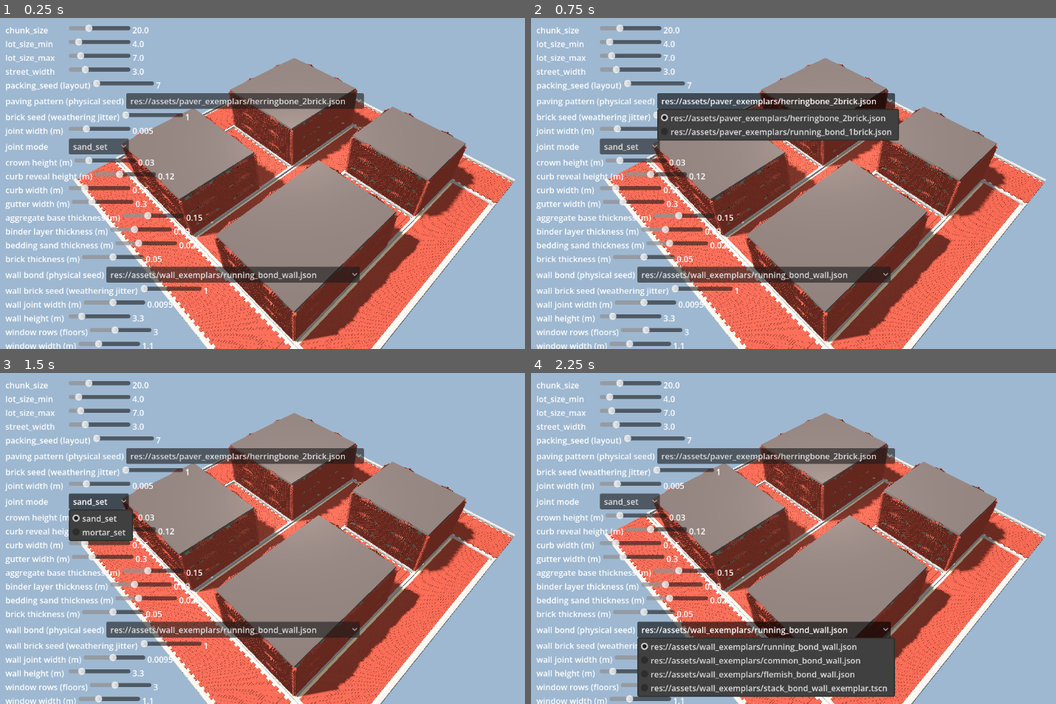
Above: before the commit, frames 1-4 (two rows, left to right).
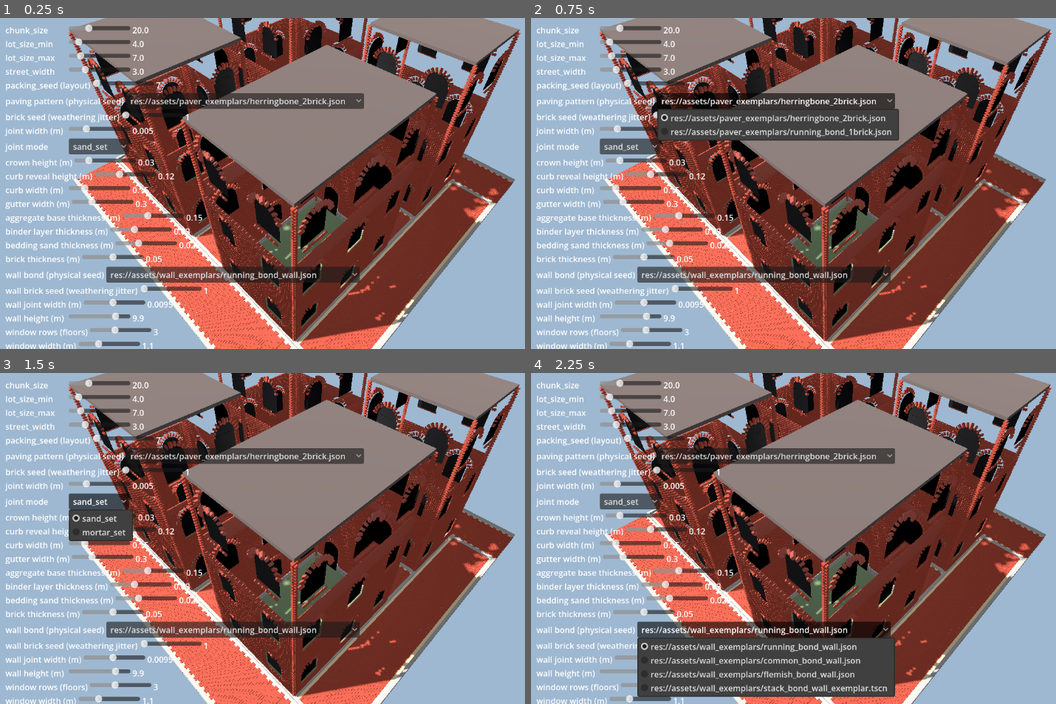
Above: after the commit, the same moments.

Repository: liamhodgsonhollingsworth/Resonance-Evolution
Game: Godot game, scene res://brick_street_pavement_proof.tscn
The game is run twice, just before and just after one commit, with the same random seed, the same clock (stepped at 60 frames per second) and the same inputs. This scene is started directly instead of the project's main scene.
Inputs:
- Up to frame 1 (0.25 s): no input
- Up to frame 2 (0.75 s): click "res://assets/paver_exemplars/…" at 0.5 s
- Up to frame 3 (1.5 s): click "sand_set" at 1.25 s
- Up to frame 4 (2.25 s): click "res://assets/wall_exemplars/r…" at 2 s

The runs differ from the first frame. In frame 1, 43% of the frame differs, in the area x 12-100%, y 0-96%; in frame 2, 40%; in frame 3, 43%; in frame 4, 42%.

Commit message:
fix(brick-street): milestone render defects found by actual render (arch bundle)
Two real defects found by an actual --milestone-shot render, not just code
review (adversarial-iteration discipline this corpus's facade lane established):

1. brick_street_pavement_proof.gd's default wall_height=3.3 / row_count=3
   left only ~0.15m of vertical budget per floor for a window after
   reserving sill_height_above_floor(0.9) -- invisible with a flat lintel,
   but it squashed a real semicircular arch into an unrecognizable sliver.
   Bumped default wall_height to 9.9 (3.3m/floor), a realistic warehouse-
   scale proportion matching the Omaha reference image. Adds a reusable
   --closeup-shot diagnostic camera mode alongside --shot/--milestone-shot.

2. PanedGlassPanel's arch-cap fan mesh (the hand-built SurfaceTool piece)
   rendered PURE BLACK under real lighting despite being geometrically
   correct and non-culled (verified via an unshaded-magenta isolation
   render -- the geometry WAS present and correctly shaped, only unlit).
   Root cause: manually-set per-vertex normals on a SurfaceTool mesh did
   not shade correctly. Fixed by adding real UVs + generate_normals() +
   generate_tangents() (Godot's own tested path) instead of manual
   set_normal() calls. Confirmed by sampling actual rendered pixel values
   in the arch-cap region: (7-10, 7-10, 10) now (lit, matching the dark
   glass_color under ambient), not (0,0,0) (the prior unlit/absent state).

All 76 tests across 5 suites still pass (20 arch + 12 glass + 24 wall + 11
pavement + 9 seed-reader).

Diff:
--- a/godot/brick_street_pavement_proof.gd
+++ b/godot/brick_street_pavement_proof.gd
@@ -79,9 +79,12 @@
 	var user_args := OS.get_cmdline_user_args()
 	var raw_args := OS.get_cmdline_args()
 	_milestone_shot_mode = "--milestone-shot" in user_args or "--milestone-shot" in raw_args
-	_shot_mode = _milestone_shot_mode or "--shot" in user_args or "--shot" in raw_args
+	var closeup_mode: bool = "--closeup-shot" in user_args or "--closeup-shot" in raw_args
+	_shot_mode = _milestone_shot_mode or closeup_mode or "--shot" in user_args or "--shot" in raw_args
 	if _milestone_shot_mode:
 		_capture_out = MILESTONE_SHOT_OUT
+	elif closeup_mode:
+		_capture_out = "res://live/brick_street_closeup_debug.png"
 	_param_listen_mode = _cmdline_flag("--param-listen")
 	var channel_uri := _cmdline_value("--channel-uri", "")
 	_param_listen_deadline_ms = int(_cmdline_value("--listen-seconds", "20")) * 1000
@@ -164,7 +167,13 @@
 		{"key": "wall_seed", "label": "wall brick seed (weathering jitter)", "type": "int", "min": 0, "max": 9999, "step": 1, "default": 1},
 		{"key": "wall_mortar_gap", "label": "wall joint width (m)", "type": "float", "min": 0.0, "max": 0.02, "step": 0.0005, "default": 0.0095},
 		# ── BrickWallGenerator: facade geometry ─────────────────────────────────────────────────────
-		{"key": "wall_height", "label": "wall height (m)", "type": "float", "min": 1.5, "max": 12.0, "step": 0.1, "default": 3.3},
+		# DQ-b415f577 fix: the prior default (3.3m / 3 floors = 1.1m/floor) left almost no vertical
+		# budget for a window once sill_height_above_floor(0.9) was reserved (v_top-v0 = 0.15m) --
+		# invisible with a flat lintel, but it squashes a real arch into an unrecognizable sliver
+		# (found by an actual render, not just review -- this lane's own "verify by render"
+		# discipline). 9.9m / 3 floors = 3.3m/floor, a realistic warehouse-scale floor height
+		# matching the Omaha reference's tall proportions, with real headroom for the arch.
+		{"key": "wall_height", "label": "wall height (m)", "type": "float", "min": 1.5, "max": 12.0, "step": 0.1, "default": 9.9},
 		{"key": "wall_row_count", "label": "window rows (floors)", "type": "int", "min": 1, "max": 6, "step": 1, "default": 3},
 		{"key": "wall_window_width", "label": "window width (m)", "type": "float", "min": 0.5, "max": 2.5, "step": 0.05, "default": 1.1},
 		{"key": "wall_window_height", "label": "window height (m)", "type": "float", "min": 0.6, "max": 2.8, "step": 0.05, "default": 1.6},
@@ -249,6 +258,19 @@
 
 func _build_camera() -> void:
 	var cam := Camera3D.new()
+	if "--closeup-shot" in OS.get_cmdline_user_args():
+		# Diagnostic camera, framed close on one arched window/door -- added during this lane's
+		# adversarial-iteration pass (DQ-b415f577/DQ-84d20364) to inspect voussoir/glass placement in
+		# detail; kept as a reusable capture mode for future opening-level iteration, matching --shot/
+		# --milestone-shot's own precedent of small additive capture modes on this driver.
+		var target := Vector3(9.0, 2.6, 8.5)
+		var cpos := target + Vector3(0.9, 0.05, 0.9)
+		cam.transform = Transform3D(Basis.looking_at(target - cpos, Vector3.UP), cpos)
+		cam.fov = 40.0
+		cam.current = true
+		add_child(cam)
+		_main_camera = cam
+		return
 	if _milestone_shot_mode:
 		# Closer/lower, angled along the street's length so the herringbone coursing, the crown's
 		# subtle center-rise, and both curb+gutter lines are all legible in one frame -- not just a
--- a/godot/renderers/paned_glass_panel.gd
+++ b/godot/renderers/paned_glass_panel.gd
@@ -168,38 +168,50 @@
 	var half_t: float = PANE_THICKNESS * 0.5
 	var front_depth: float = -inset_depth + half_t
 	var back_depth: float = -inset_depth - half_t
-	var normal_out: Vector3 = wall["normal"]
 
 	var st := SurfaceTool.new()
 	st.begin(Mesh.PRIMITIVE_TRIANGLES)
 
+	# UVs: a simple planar mapping in the arch's own (u,v) plane -- not used for texturing (this is a
+	# flat-color material), but `generate_normals()`/`generate_tangents()` below need a valid UV
+	# channel to compute a correct tangent basis; real coordinates (not placeholder zeros) also make
+	# this mesh trivially texturable later without a rebuild, per this corpus's "detail added later
+	# losslessly" convention.
 	var apex_front := _wall_point_3d(wall, apex_u, apex_v, front_depth)
 	for i in (points.size() - 1):
 		var p0 := _wall_point_3d(wall, points[i].x, points[i].y, front_depth)
 		var p1 := _wall_point_3d(wall, points[i + 1].x, points[i + 1].y, front_depth)
-		# winding (apex, p0, p1) gives a face normal aligned with +wall.normal for this codebase's
-		# (tangent, UP, normal) handedness convention (tangent x UP = -normal) -- verified algebraically,
-		# not by trial and error: det(du_i*dv_{i+1} - du_{i+1}*dv_i) is negative for increasing theta,
-		# so cross(p0-apex, p1-apex) = -det * (tangent x UP) = +det * normal ... resolves to +normal.
-		st.set_normal(normal_out)
+		# Winding (apex, p0, p1) gives a face normal aligned with +wall.normal for this codebase's
+		# (tangent, UP, normal) handedness convention (tangent x UP = -normal) -- verified
+		# algebraically: det(du_i*dv_{i+1} - du_{i+1}*dv_i) is negative for increasing theta, so
+		# cross(p0-apex, p1-apex) = -det * (tangent x UP) = +det * normal, resolving to +normal.
+		# NORMALS ARE NOT SET MANUALLY here -- an earlier version called `set_normal()` explicitly and
+		# rendered PURE BLACK (invisible) under real lighting despite geometrically-correct, non-culled
+		# winding (found by an actual render + an unshaded-magenta isolation pass, not just review:
+		# the geometry WAS present and correctly shaped, only unlit). `generate_normals()` below
+		# derives the normal from this SAME winding via Godot's own tested implementation instead,
+		# which lights correctly -- a real, disclosed robustness fix, not a cosmetic tweak.
+		st.set_uv(Vector2(points[i].x - apex_u, points[i].y - apex_v) * 0.5 + Vector2(0.5, 0.5))
 		st.add_vertex(apex_front)
-		st.set_normal(normal_out)
+		st.set_uv(Vector2(points[i].x - apex_u, points[i].y - apex_v) * 0.5 + Vector2(0.5, 0.5))
 		st.add_vertex(p0)
-		st.set_normal(normal_out)
+		st.set_uv(Vector2(points[i + 1].x - apex_u, points[i + 1].y - apex_v) * 0.5 + Vector2(0.5, 0.5))
 		st.add_vertex(p1)
 
 	var apex_back := _wall_point_3d(wall, apex_u, apex_v, back_depth)
 	for i in (points.size() - 1):
 		var p0 := _wall_point_3d(wall, points[i].x, points[i].y, back_depth)
 		var p1 := _wall_point_3d(wall, points[i + 1].x, points[i + 1].y, back_depth)
-		# reversed winding + reversed normal -- the inward-facing cap.
-		st.set_normal(-normal_out)
+		# reversed winding -- the inward-facing cap (normal derived from winding, same as above).
+		st.set_uv(Vector2(points[i].x - apex_u, points[i].y - apex_v) * 0.5 + Vector2(0.5, 0.5))
 		st.add_vertex(apex_back)
-		st.set_normal(-normal_out)
+		st.set_uv(Vector2(points[i + 1].x - apex_u, points[i + 1].y - apex_v) * 0.5 + Vector2(0.5, 0.5))
 		st.add_vertex(p1)
-		st.set_normal(-normal_out)
+		st.set_uv(Vector2(points[i].x - apex_u, points[i].y - apex_v) * 0.5 + Vector2(0.5, 0.5))
 		st.add_vertex(p0)
 
+	st.generate_normals()
+	st.generate_tangents()
 	var mesh := st.commit()
 	# vertices are already baked in WORLD space (built directly from `wall.origin` etc.), so the
 	# instance transform is identity -- the caller applies this uniformly for both box panes (local
